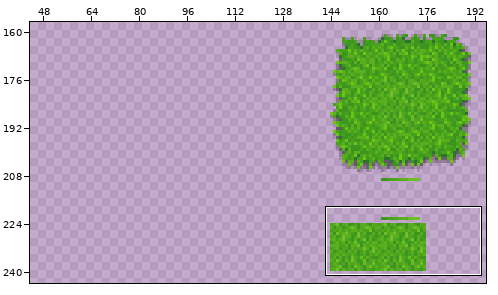
Sprite sheet -- src/GameNew/sprites/tileset_test33/layers/9a154435-6380-4743-8901-c49a795196ca/d93afa2a-8b31-45fb-9d2a-ca0fa3236599.png. Above, an overview of the earlier version with the close-up marked.
Close-up. Old version:
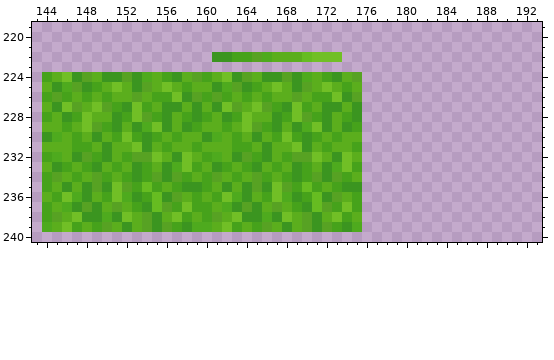
The file is 320x320 pixels. Colours within 5 levels of each other are drawn and written as one. Shown: x 143..193, y 219..240. The wide view leaves out empty margins. The commit also changed other parts of the picture, which this record leaves out.
New version:
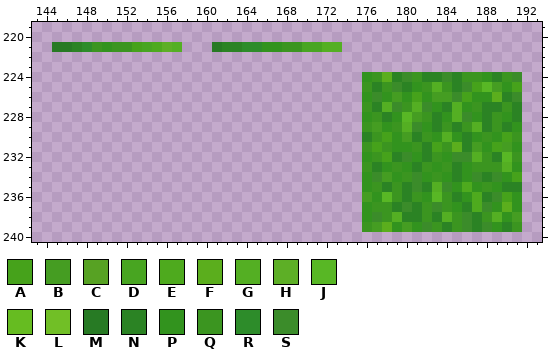
Palette (. is transparent): A #46a21b  B #459d22  C #57a223  D #48a521  E #4eaa1e  F #5bae1d  G #54af23  H #5daf26  J #58b725  K #66bc21  L #71bf26  M #277a24  N #2b8324  P #32931e  Q #3b9520  R #2d8c2a  S #3b8c2a
Diff:
@@ x 143..193 @@
 220 ...................................................
-221 ...................................................
-222 ..................QQAACEFFFKLLL....................
+221 ..MMNRQPQQADEHG...MNNRRPPQQDDGG....................
+222 ...................................................
 223 ...................................................
-224 .AFLQCFQQCQEFAQFCAFLQCFQQCQEFAQFC..................
-225 .FQECQAFLFQCFLFAFFQECQAFLFQCFLFAF..................
-226 .ACAFAFAFFCFAALQCACAFAFAFFCFAALQC..................
-227 .FQLCFLCAQLAFQQFQFQLCFLCAQLAFQQFQ..................
-228 .AFQALFFQALCAQFAQAFQALFFQALCAQFAQ..................
-229 .FFAFLCAQFQELQFQAFFAFLCAQFQELQFQA..................
-230 .QEFAFQFALAQAFAFFQEFAFQFALAQAFAFF..................
-231 .FFFAAFQFFLQFAFFAFFFAAFQFFLQFAFFA..................
-232 .AEFQCAQFACCLFQLFAEFQCAQFACCLFQLF..................
-233 .FQAFAQFAFQAFQELAFQAFAQFAFQAFQELA..................
-234 .ACFAFCAFAQACQCAFACFAFCAFAQACQCAF..................
-235 .AFQFQCQLCAKAFAQQAFQFQCQLCAKAFAQQ..................
-236 .FALEQFALEQAKQCFAFALEQFALEQAKQCFA..................
-237 .AFEQCQFCFAQKCALAAFEQCQFCFAQKCALA..................
-238 .ACFLQQEQLFCQFLAFACFLQQEQLFCQFLAF..................
-239 .EFLAFACFQFCQCAQEEFLAFACFQFCQCAQE..................
+224 .................................PQFNSQNNSNQQPNQS..
+225 .................................QNQSNPQGQNSAJBPA..
+226 .................................PSPBPAPBBSAPPFNS..
+227 .................................QNGSQGSPNGPQNNQN..
+228 .................................PQNPJBQNPGSPNQPN..
+229 .................................QBPQGSPNQNQGNQNP..
+230 .................................NQAPBNQPGPNPQPAQ..
+231 .................................QAQPPQNAQFNBPABP..
+232 .................................PQANSPNQPSSGQNJQ..
+233 .................................QNPQPNQPQNPQQQGP..
+234 .................................PSBPQSPQPNPSNSPA..
+235 .................................PQNQNSNGSPEPQPNN..
+236 .................................BPJQNQPJQNPENSAP..
+237 .................................PQQNSNQSQPNESPFP..
+238 .................................PSQGNNQNGQSNQGPB..
+239 .................................QBFPBPSQNQSNSPNQ..
 240 ...................................................
Pixel boxes of the changes (left, top, right, bottom) in both close-ups:
changed: (42, 42, 522, 232)
